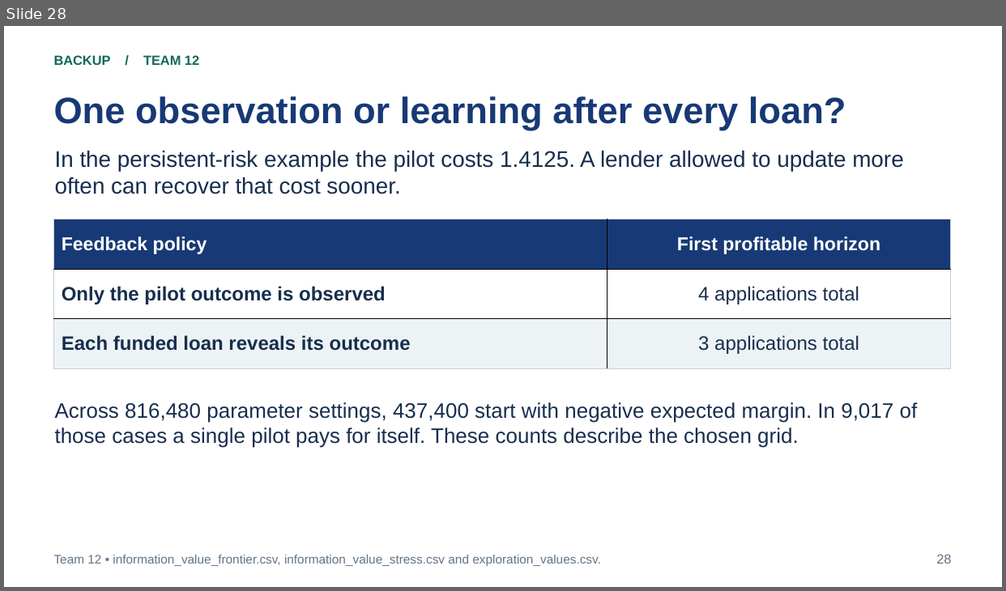
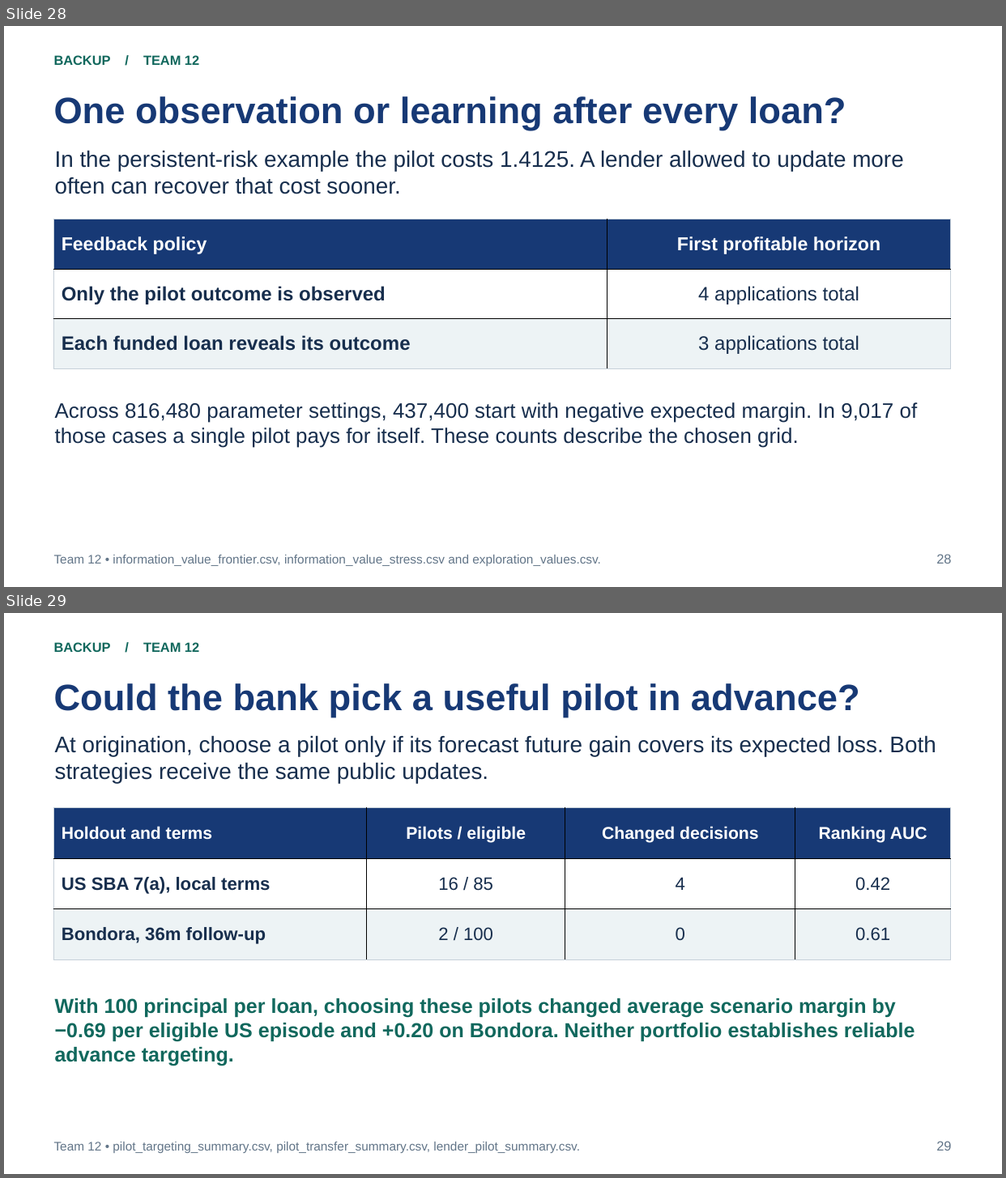
Before and after one commit to bigpurota/paper11, a slide deck: slides/paper11.pptx. Shown one above the other, each under a label of ours: slide 28 before the commit, slides 28 and 29 after it. The pictures are 1006x591 and 1006x1178 pixels, drawn with LibreOffice and Linux fonts; fonts in the diff are those of the drawing. Boxes give left, top, right and bottom in pixels: in the first picture for what was removed or moved away, otherwise in the second. Text is boxed around its words. In the diff, an @@ line names an element or a change of style, - is before the commit and + after.

Commit message:
Test prospective pilot choices on SBA 7(a) and two Bondora payment snapshots

```diff
--- a/slides/paper11.pptx
+++ b/slides/paper11.pptx
@@ slide 29 added at bbox=[4, 613, 1002, 1174], background #FFFFFF @@
@@ text added at bbox=[54, 642, 199, 652], 12.8 pt, text #11685D, bold @@
+BACKUP / TEAM 12
@@ text added at bbox=[54, 683, 860, 717], 35.2 pt, text #173975, bold @@
+Could the bank pick a useful pilot in advance?
@@ text added at bbox=[55, 735, 936, 784], 21.8 pt, text #172E4D @@
+At origination, choose a pilot only if its forecast future gain covers its expected loss. Both strategies receive the same public updates.
@@ table added at bbox=[54, 807, 951, 960], 3 rows, 4 columns @@
+Holdout and terms | Pilots / eligible | Changed decisions | Ranking AUC
+US SBA 7(a), local terms | 16 / 85 | 4 | 0.42
+Bondora, 36m follow-up | 2 / 100 | 0 | 0.61
@@ text added at bbox=[55, 999, 915, 1067], 19.5 pt, text #11685D, bold @@
+With 100 principal per loan, choosing these pilots changed average scenario margin by −0.69 per eligible US episode and +0.20 on Bondora. Neither portfolio establishes reliable advance targeting.
@@ text added at bbox=[54, 1142, 580, 1153], 12 pt, text #627588 @@
+Team 12 • pilot_targeting_summary.csv, pilot_transfer_summary.csv, lender_pilot_summary.csv.
@@ text added at bbox=[936, 1141, 951, 1151], 12.8 pt, text #627588 @@
+29
```
Also in this commit, not shown: 1 other slide added, 37 other files.
